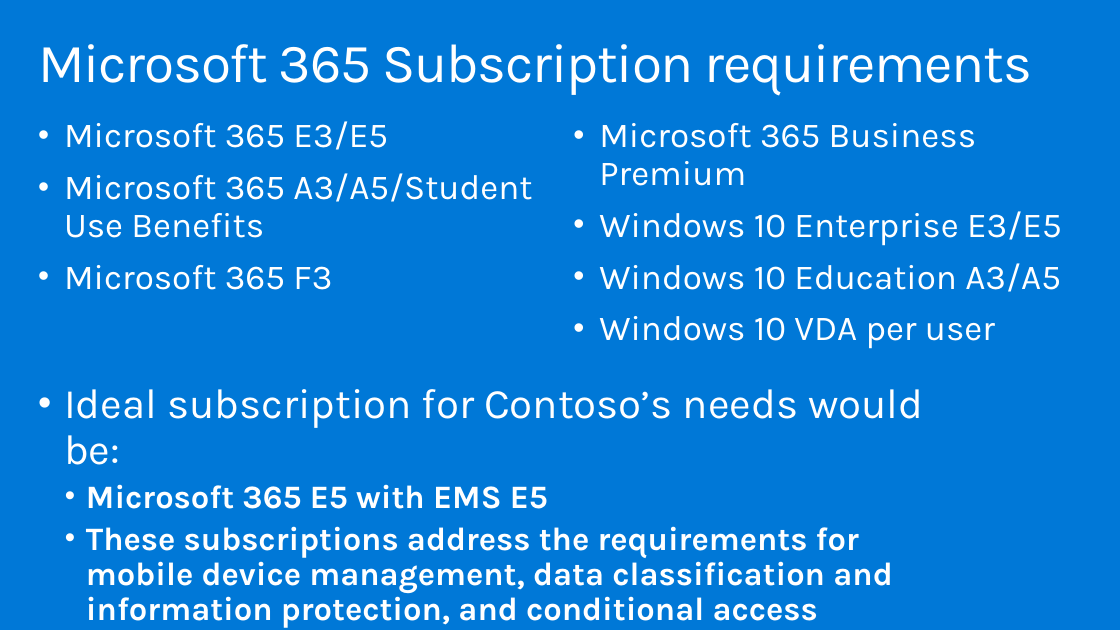
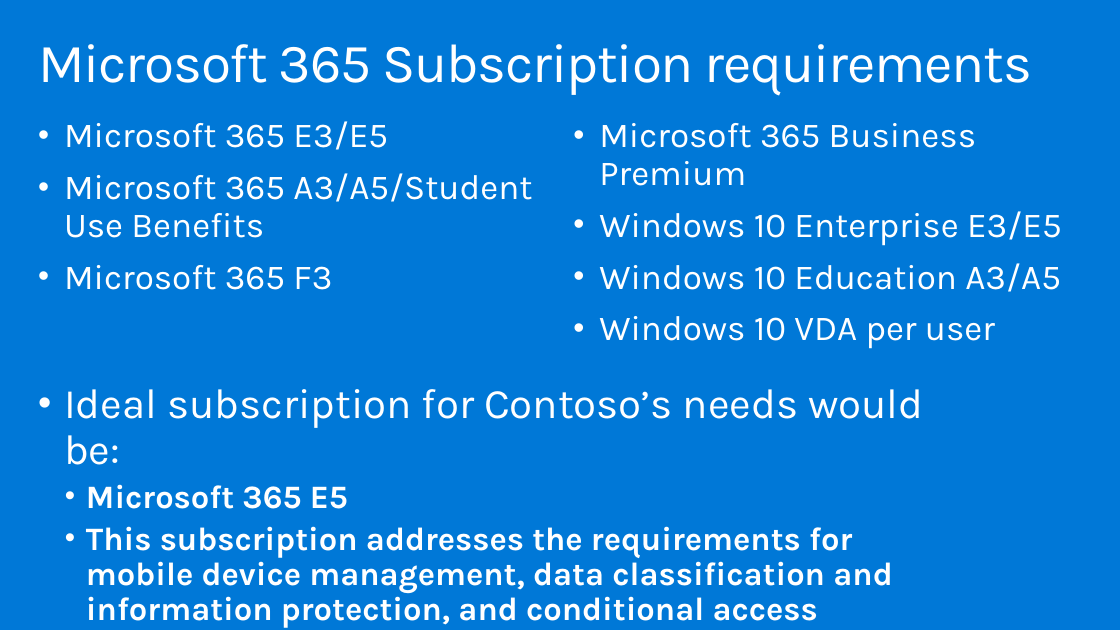
Before and after one commit to tobiasrademacher/MCW-Implementing-Azure-Virtual-Desktop-in-the-enterprise, a slide deck: slide 22 of Whiteboard design session/WDS trainer presentation - Implementing Azure Virtual Desktop in the enterprise.pptx. Drawn at 1120x630 pixels with LibreOffice and Linux fonts; fonts in the diff are those of the drawing. Boxes give left, top, right and bottom in pixels: in the first picture for what was removed or moved away, otherwise in the second. Text is boxed around its words. In the diff, an @@ line names an element or a change of style, - is before the commit and + after.

```diff
--- a/Whiteboard design session/WDS trainer presentation - Implementing Azure Virtual Desktop in the enterprise.pptx
+++ b/Whiteboard design session/WDS trainer presentation - Implementing Azure Virtual Desktop in the enterprise.pptx
@@ text at bbox=[86, 484, 892, 628]: text changed @@
-  • Microsoft 365 E5 with EMS E5
-  • These subscriptions address the requirements for mobile device management, data classification and information protection, and conditional access policies.
+  • Microsoft 365 E5
+  • This subscription addresses the requirements for mobile device management, data classification and information protection, and conditional access policies.
```
Also in this commit, not shown: 6 other slides changed, 3 other files.
